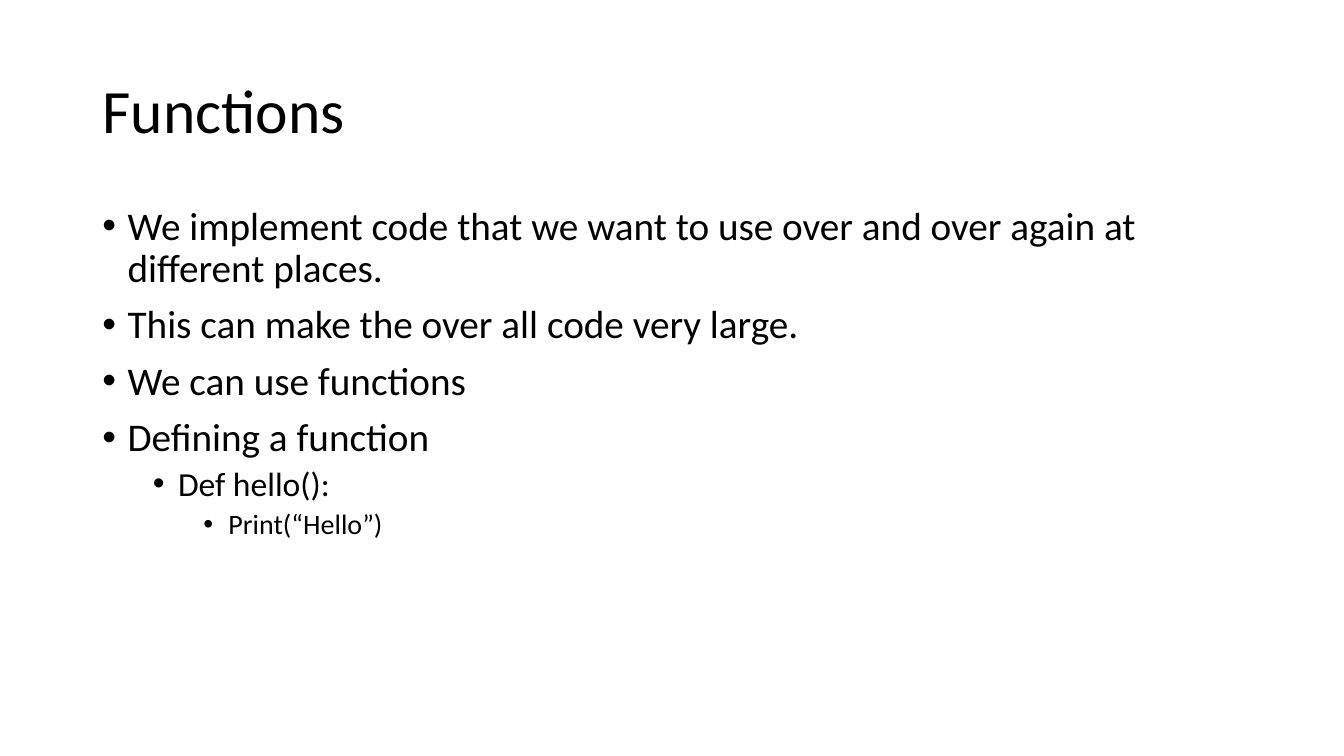
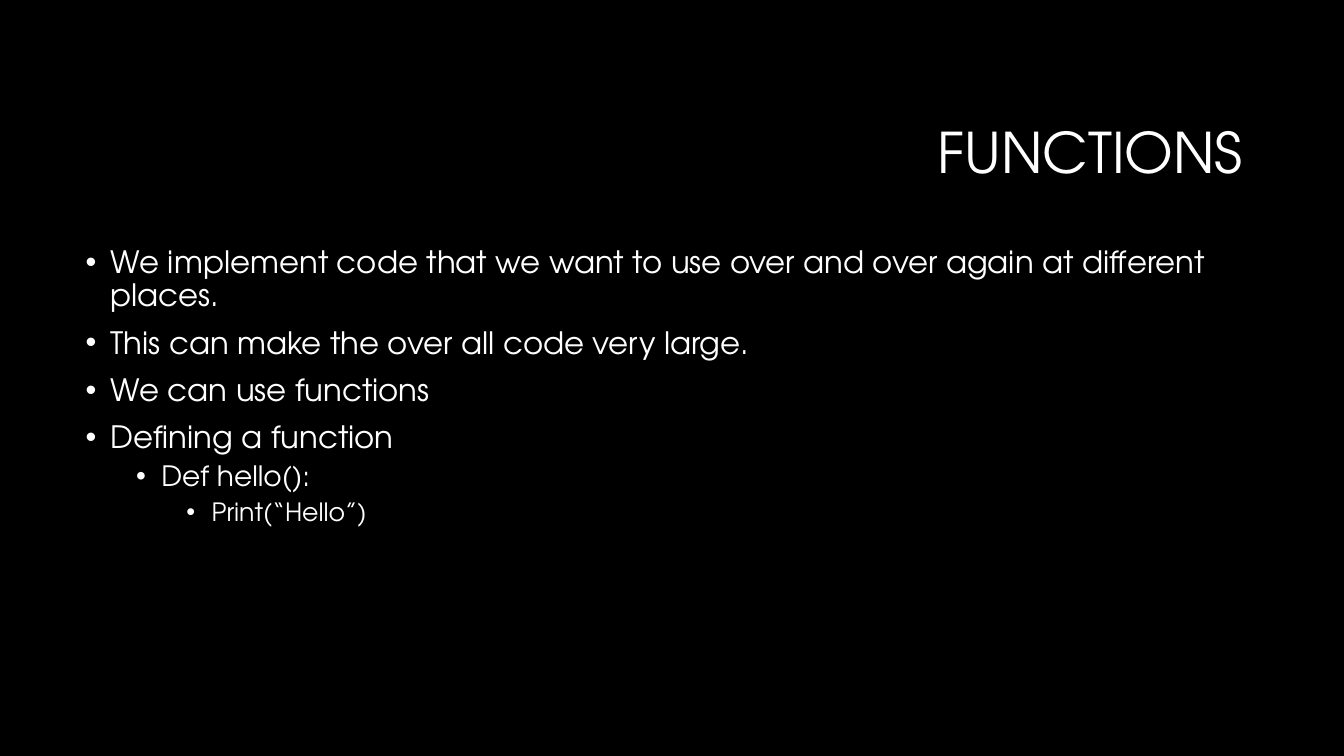
Before and after one commit to LuyangYin1/Python-for-everyone, a slide deck: slide 2 of Class-2/Class – 2.pptm. Drawn at 1344x756 pixels with LibreOffice and Linux fonts; fonts in the diff are those of the drawing; background and template pictures are left out. Boxes give left, top, right and bottom in pixels: in the first picture for what was removed or moved away, otherwise in the second. Text is boxed around its words. In the diff, an @@ line names an element or a change of style, - is before the commit and + after.

```diff
--- a/Class-2/Class – 2.pptm
+++ b/Class-2/Class – 2.pptm
@@ background #FFFFFF to #000000 @@
@@ title at [937, 131, 1242, 174]: text changed; size 44 to 40 pt; font Calibri to TeX Gyre Adventor; text colour #000000 to #FFFFFF @@
-Functions
+FUNCTIONS
@@ text "We implement code that we ...": place and size @@
-text "We implement code that we ..." at [128, 212, 1135, 538]
+text "We implement code that we ..." at [111, 250, 1204, 527]
@@ text "We implement code that we ..." at [111, 250, 1204, 527]: size 28 to 22 pt in "We implement code that we want to ...", "This can make the over all code ...", "We can use functions", "Defining a function"; font Calibri to TeX Gyre Adventor, text colour #000000 to #FFFFFF; size 24 to 20 pt in "Def hello():"; size 20 to 18 pt in "Print(“Hello”)" @@
```
Also in this commit, not shown: 15 other slides changed, 1 slide added, 1 slide removed.
